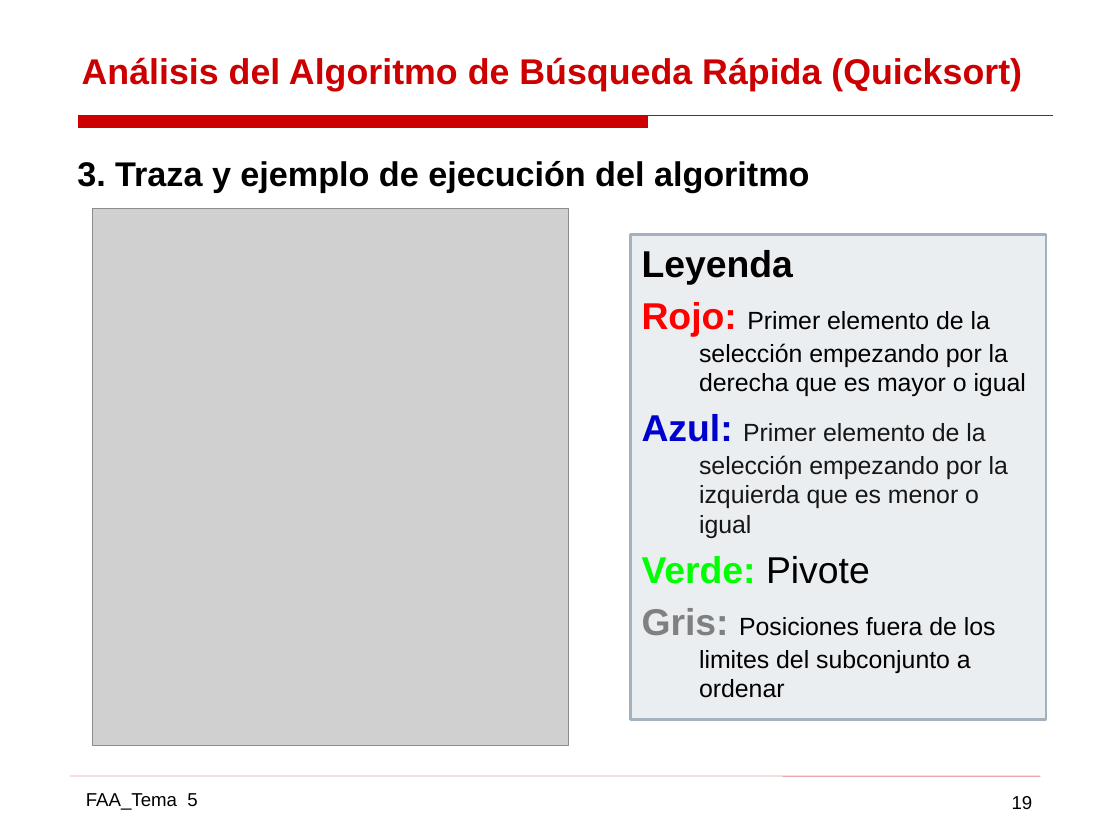
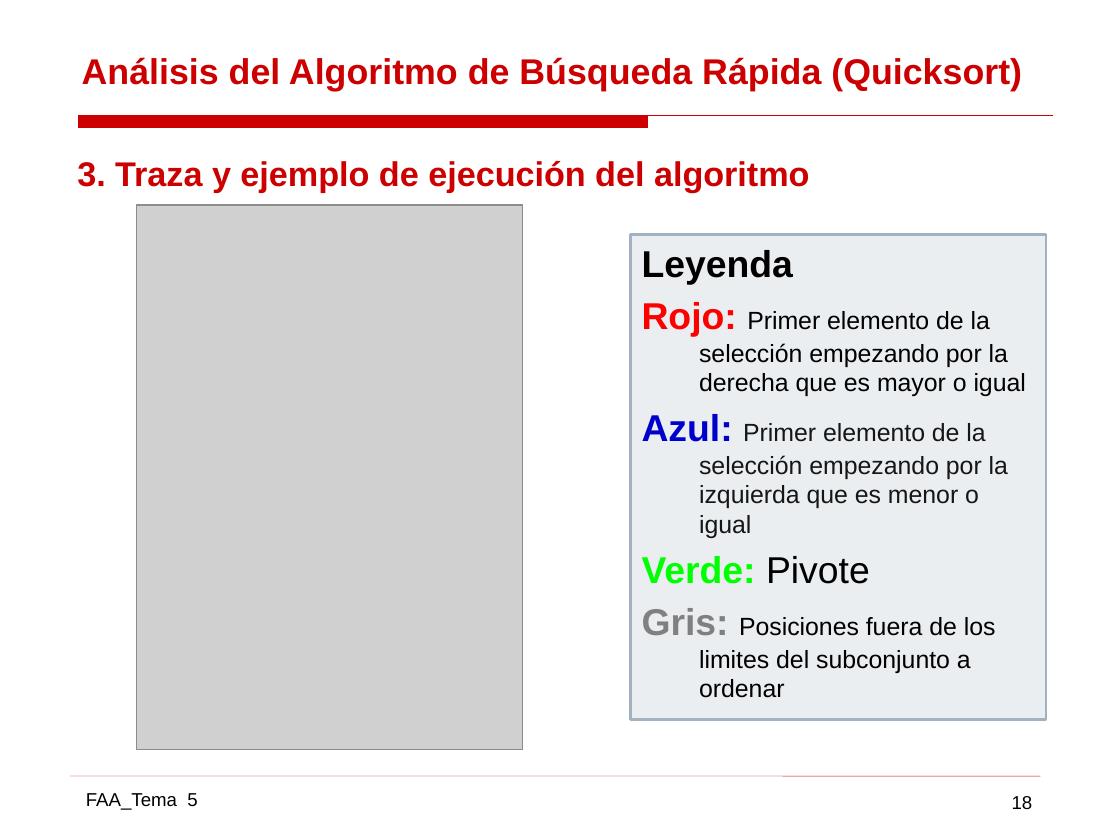
Before and after one commit to gabrielpr96/ETSIcode, a slide deck: slide 18 of FAA/Practica 2 AAD/AAD_11.pptx (slide 19 before the commit). Drawn at 1120x840 pixels with LibreOffice and Linux fonts; fonts in the diff are those of the drawing; grey boxes stand for pictures. Boxes give left, top, right and bottom in pixels: in the first picture for what was removed or moved away, otherwise in the second. Text is boxed around its words. In the diff, an @@ line names an element or a change of style, - is before the commit and + after.

```diff
--- a/FAA/Practica 2 AAD/AAD_11.pptx
+++ b/FAA/Practica 2 AAD/AAD_11.pptx
@@ text "3. Traza y ejemplo de ..." at (x1=77, y1=161, x2=810, y2=192): text colour #000000 to #CC0000 @@
@@ picture resized from (x1=93, y1=208, x2=569, y2=746) to (x1=137, y1=205, x2=523, y2=749) @@
@@ page number at (x1=1012, y1=796, x2=1033, y2=809): text changed @@
-19
+18
```
Also in this commit, not shown: 7 other slides changed, 51 other files.
